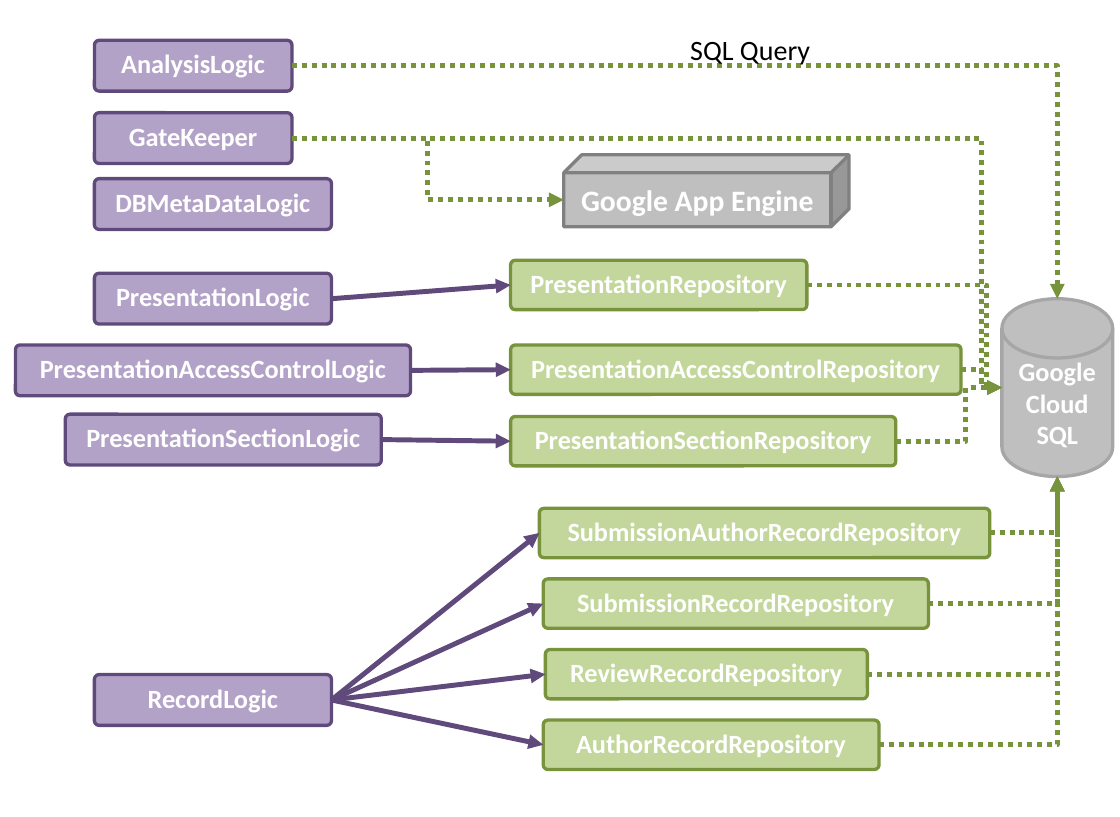
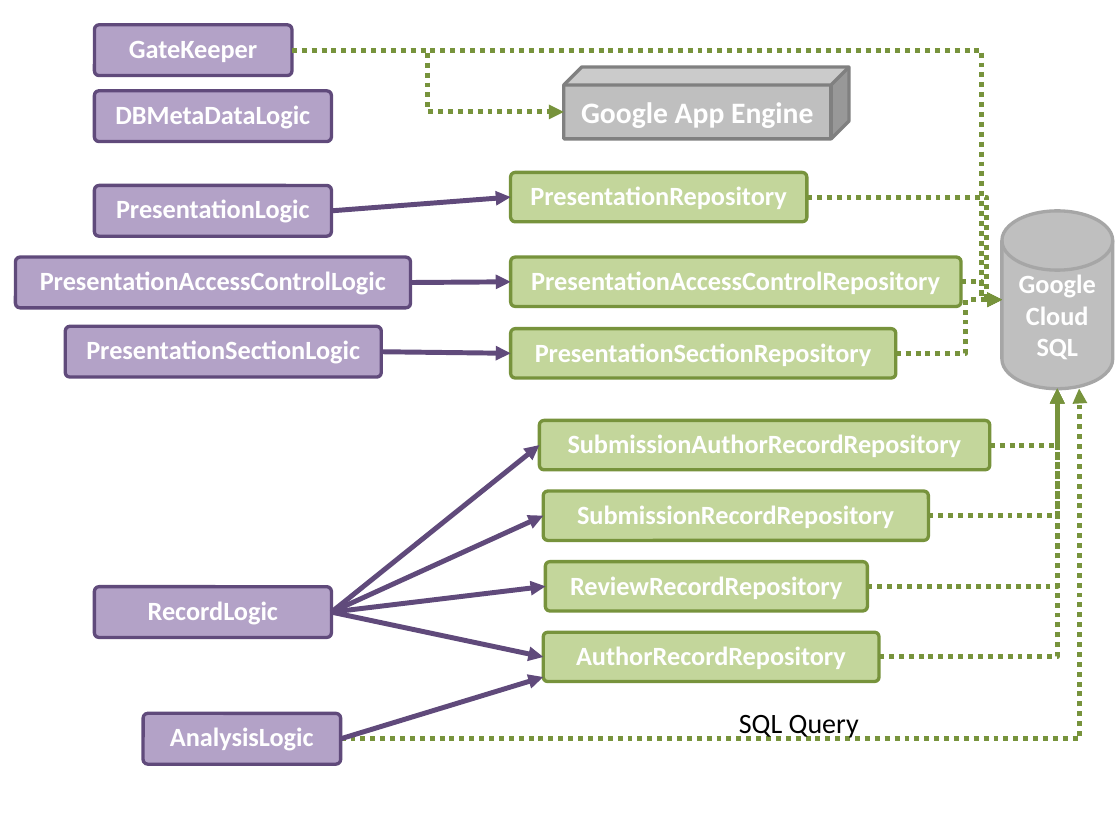
Before and after one commit to JonathanLeeWH/chairvise3, a slide deck: slide 1 of images/backendStorageOverview.pptx. Drawn at 1120x817 pixels with LibreOffice and Linux fonts; fonts in the diff are those of the drawing. Boxes give left, top, right and bottom in pixels: in the first picture for what was removed or moved away, otherwise in the second. Text is boxed around its words. In the diff, an @@ line names an element or a change of style, - is before the commit and + after.

```diff
--- a/images/backendStorageOverview.pptx
+++ b/images/backendStorageOverview.pptx
@@ elbow arrow moved from (292, 65) - (1057, 299) to (340, 738) - (1079, 389) @@
@@ 7 elbow arrows, 5 rounded rectangles, 4 arrows: place and size @@
-7 elbow arrows, 5 rounded rectangles, 4 arrows at [95, 137, 1057, 769]
+7 elbow arrows, 5 rounded rectangles, 4 arrows at [95, 50, 1057, 681]
@@ 8 rounded rectangles, 3 arrows, 2 elbow arrows, 1 flow chart magnetic drum, 1 cube: place and size @@
-8 rounded rectangles, 3 arrows, 2 elbow arrows, 1 flow chart magnetic drum, 1 cube at [15, 113, 1113, 699]
+8 rounded rectangles, 3 arrows, 2 elbow arrows, 1 flow chart magnetic drum, 1 cube at [15, 25, 1113, 612]
@@ arrow added from (340, 738) to (543, 677), #604A7B 3 pt @@
@@ rounded rectangle "AnalysisLogic": place and size @@
-rounded rectangle "AnalysisLogic" at [95, 40, 293, 91]
+rounded rectangle "AnalysisLogic" at [143, 713, 341, 764]
@@ text "SQL Query": place and size @@
-text "SQL Query" at [690, 42, 810, 67]
+text "SQL Query" at [739, 715, 859, 740]
```
Also in this commit, not shown: 3 other files.
